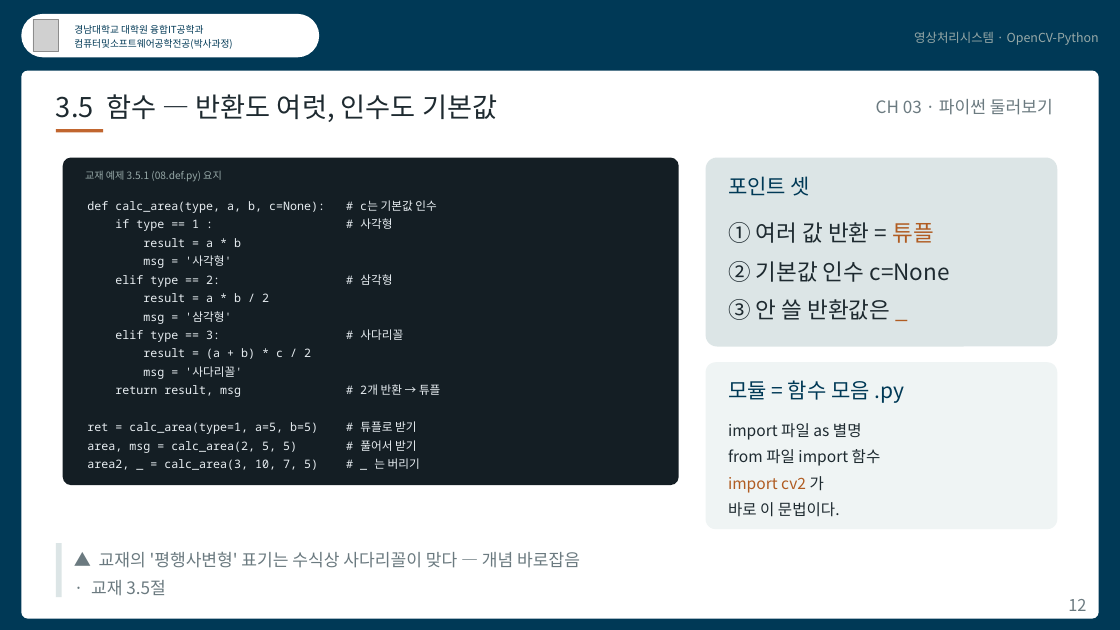
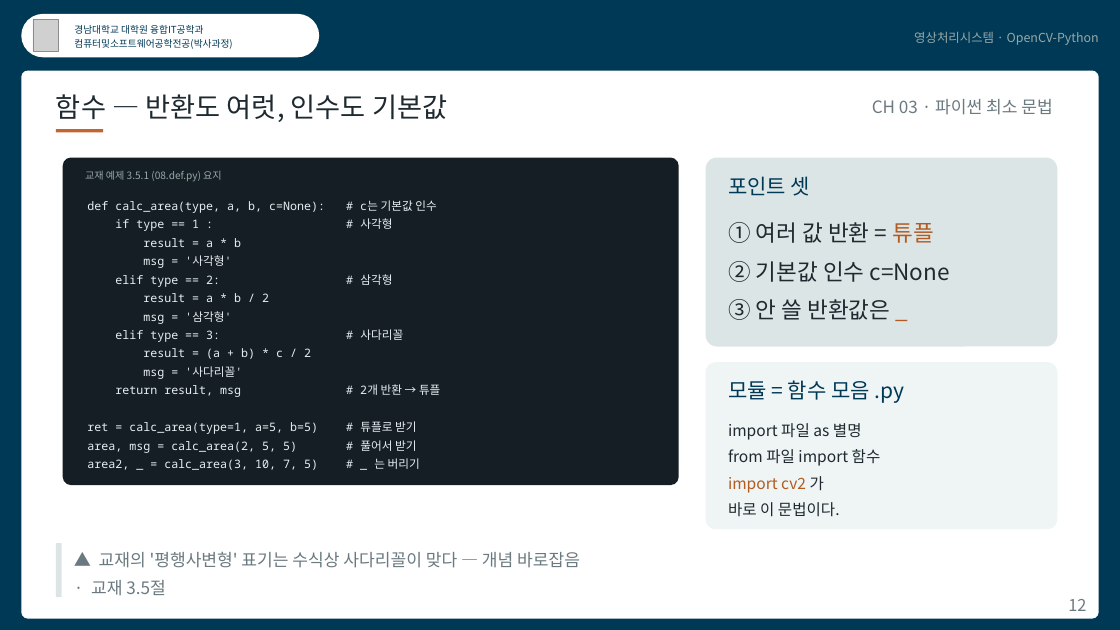
Before and after one commit to kkiimmiinn/cs-study-lab, a slide deck: slide 12 of ips/영상처리시스템_CH03.pptx. Drawn at 1120x630 pixels with LibreOffice and Linux fonts; fonts in the diff are those of the drawing; grey boxes stand for pictures. Boxes give left, top, right and bottom in pixels: in the first picture for what was removed or moved away, otherwise in the second. Text is boxed around its words. In the diff, an @@ line names an element or a change of style, - is before the commit and + after.

```diff
--- a/ips/영상처리시스템_CH03.pptx
+++ b/ips/영상처리시스템_CH03.pptx
@@ text at <box>56,94,447,122</box>: text changed @@
-3.5 함수 — 반환도 여럿, 인수도 기본값
+함수 — 반환도 여럿, 인수도 기본값
@@ text at <box>872,99,1052,115</box>: text changed @@
-CH 03 · 파이썬 둘러보기
+CH 03 · 파이썬 최소 문법
```
Also in this commit, not shown: 14 other slides changed, 51 other files.
